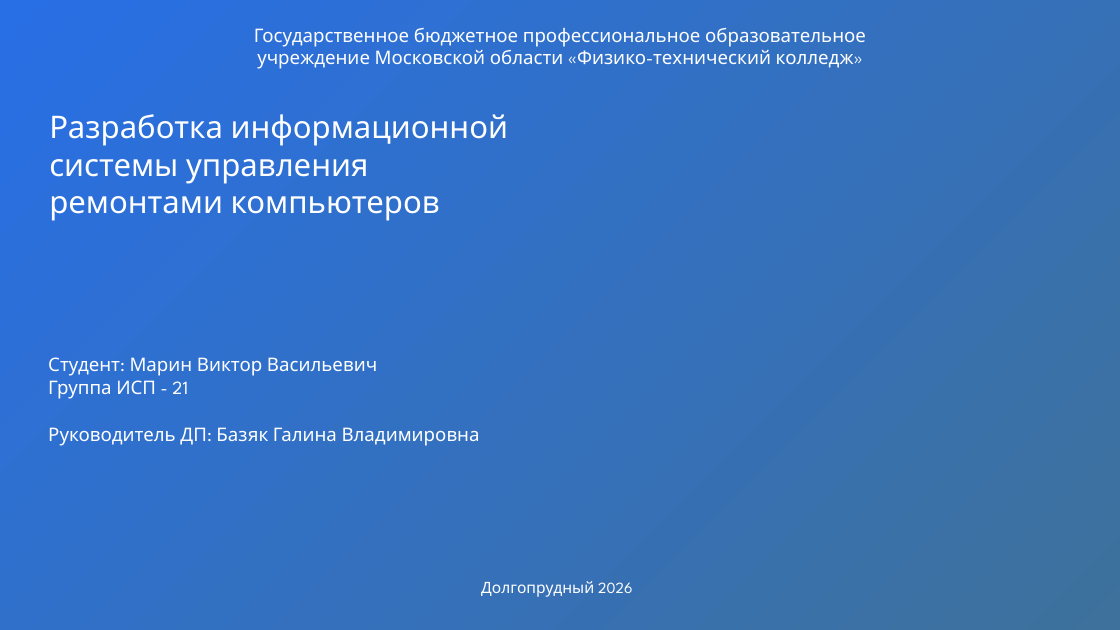
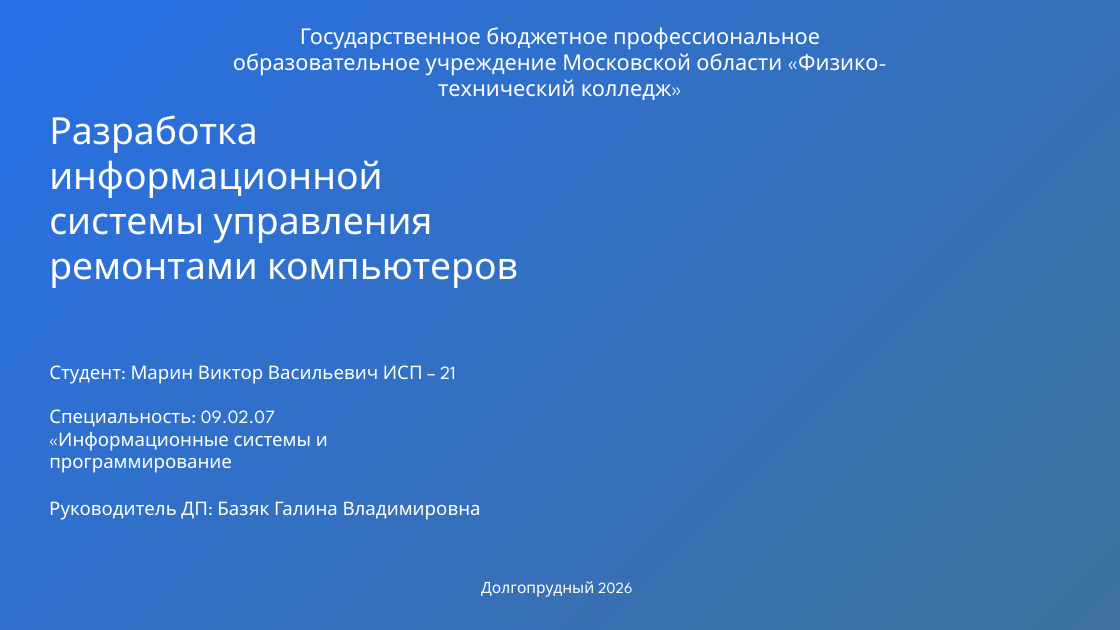
Before and after one commit to tmwsw/graduate, a slide deck: slide 1 of Презентация ДП Марин Виктор.pptx. Drawn at 1120x630 pixels with LibreOffice and Linux fonts; fonts in the diff are those of the drawing; background and template pictures are left out. Boxes give left, top, right and bottom in pixels: in the first picture for what was removed or moved away, otherwise in the second. Text is boxed around its words. In the diff, an @@ line names an element or a change of style, - is before the commit and + after.

Commit message:
edit pres

```diff
--- a/Презентация ДП Марин Виктор.pptx
+++ b/Презентация ДП Марин Виктор.pptx
@@ text "Государственное бюджетное профессиональное образовательное у ...": place and size @@
-text "Государственное бюджетное профессиональное образовательное у ..." at box(254, 28, 866, 69)
+text "Государственное бюджетное профессиональное образовательное у ..." at box(233, 27, 878, 100)
@@ text "Государственное бюджетное профессиональное образовательное у ..." at box(233, 27, 878, 100): size 24 to 28 pt @@
@@ text "Разработка информационной системы управления ремонтами ..." at box(49, 115, 518, 288): size 40 to 48 pt; more space between paragraphs @@
@@ text at box(49, 365, 456, 473): text changed @@
-Студент: Марин Виктор Васильевич
-Группа ИСП - 21
+Студент: Марин Виктор Васильевич ИСП – 21
+Специальность: 09.02.07
+«Информационные системы и
+программирование
@@ text "Руководитель ДП: Базяк Галина Владимировна": place and size @@
-text "Руководитель ДП: Базяк Галина Владимировна" at box(48, 427, 480, 446)
+text "Руководитель ДП: Базяк Галина Владимировна" at box(49, 501, 481, 520)
```
